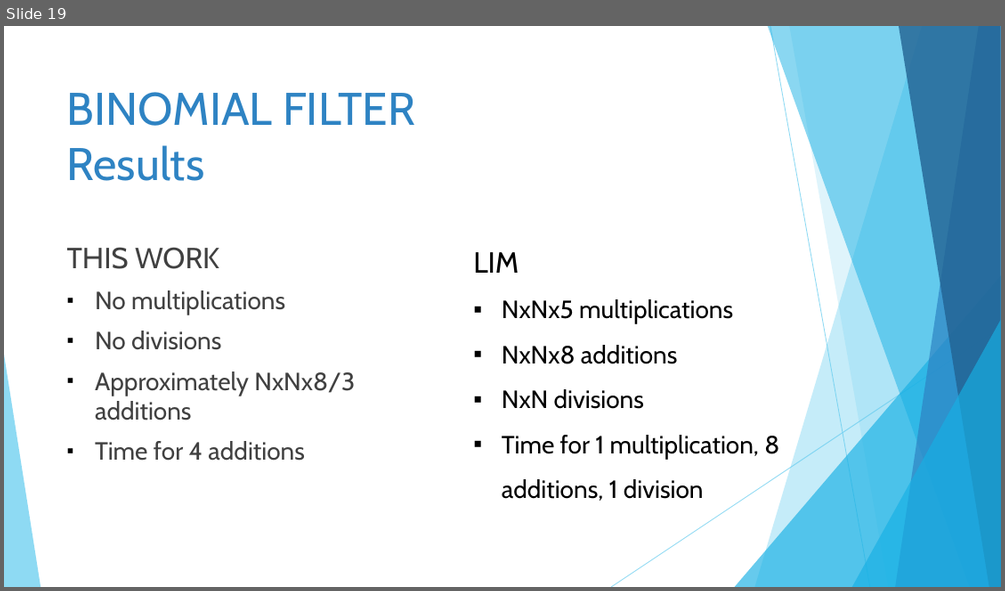
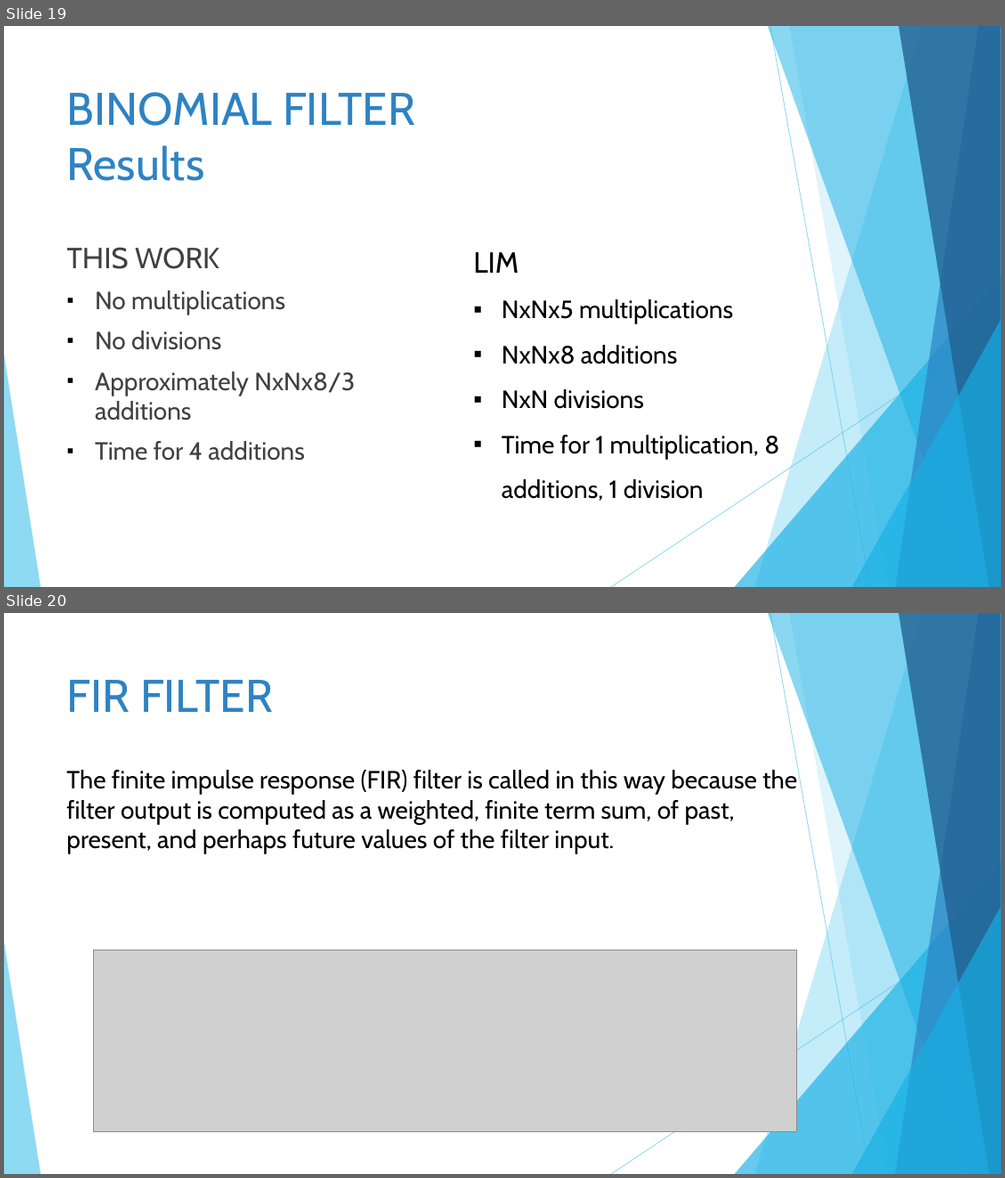
Before and after one commit to GinaJ/Algorithm_Implementations, a slide deck: power_point/Algorithms Parallelization in ASIC Design.pptx. Shown one above the other, each under a label of ours: slide 19 before the commit, slides 19 and 20 after it. The pictures are 1005x591 and 1005x1178 pixels, drawn with LibreOffice and Linux fonts; fonts in the diff are those of the drawing; grey boxes stand for pictures. Boxes give left, top, right and bottom in pixels: in the first picture for what was removed or moved away, otherwise in the second. Text is boxed around its words. In the diff, an @@ line names an element or a change of style, - is before the commit and + after.

```diff
--- a/power_point/Algorithms Parallelization in ASIC Design.pptx
+++ b/power_point/Algorithms Parallelization in ASIC Design.pptx
@@ slide 20 added at <box>4,613,1001,1174</box>, background #FFFFFF; not listed: 10 template elements that a slide beside it also shows @@
@@ title added at <box>67,680,273,712</box>, 44 pt, text #2E83C3 @@
+FIR FILTER
@@ text added at <box>66,770,797,854</box>, 24 pt, text #000000 @@
+The finite impulse response (FIR) filter is called in this way because the filter output is computed as a weighted, finite term sum, of past, present, and perhaps future values of the filter input.
@@ picture added at <box>93,949,796,1132</box> @@
```
Also in this commit, not shown: 1 slide changed, 6 other slides added, 24 other files.
